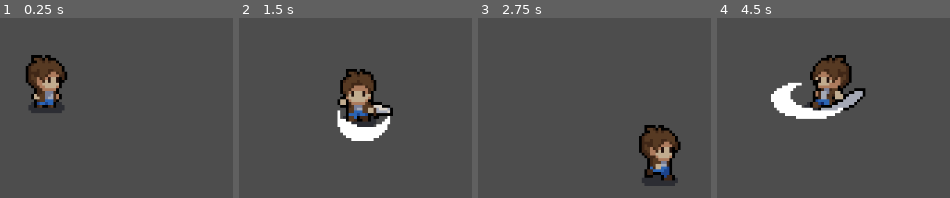
Above: before the commit, frames 1-4 (left to right).
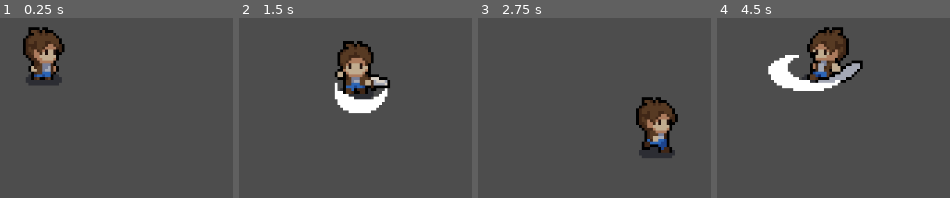
Above: after the commit, the same moments.

Repository: ooraelos/ardrive
Game: Godot game, scene res://scenes/Main.tscn
The game is run twice, just before and just after one commit, with the same random seed, the same clock (stepped at 60 frames per second) and the same inputs.
Inputs:
- Up to frame 1 (0.25 s): no input
- Up to frame 2 (1.5 s): tap Enter at 0.5 s; hold Right (right) 0.53-1.28 s; tap Space (attack) at 0.6, 1.35 s; hold Down (down) from 1.28 s (still down)
- Up to frame 3 (2.75 s): release Down (down) at 2.03 s; hold Right (right) from 2.03 s (still down); tap Space (attack) at 2.1 s
- Up to frame 4 (4.5 s): release Right (right) at 2.78 s; hold Up (up) 2.78-3.53 s; tap Space (attack) at 2.85, 3.6, 4.35 s; hold Left (left) from 3.53 s (still down)

The runs differ from the first frame. In frame 1, 6.6% of the frame differs, in the area x 9-29%, y 5-53%; in frame 2, 9.4%; in frame 3, 6.7%; in frame 4, 12%, in the area x 21-64%, y 5-57%.

Commit message:
added attack hitbox with rotation

Diff:
--- a/scenes/Player.tscn
+++ b/scenes/Player.tscn
@@ -414,16 +414,28 @@
 "speed": 7.0
 }]
 
+[sub_resource type="RectangleShape2D" id="RectangleShape2D_58smp"]
+size = Vector2(15, 15)
+
 [node name="Player" type="CharacterBody2D"]
 scale = Vector2(4, 4)
 script = ExtResource("1_l7g2y")
 
 [node name="AnimatedSprite2D" type="AnimatedSprite2D" parent="."]
 sprite_frames = SubResource("SpriteFrames_1gu8s")
-animation = &"attack_down"
+animation = &"attack_right"
+frame = 1
+offset = Vector2(-1, -10)
 
 [node name="SwingSword" type="AudioStreamPlayer2D" parent="."]
 stream = ExtResource("3_x8hha")
 pitch_scale = 3.0
 
+[node name="Hitbox" type="Area2D" parent="."]
+position = Vector2(7.5, -0.5)
+metadata/_edit_group_ = true
+
+[node name="CollisionShape2D" type="CollisionShape2D" parent="Hitbox"]
+shape = SubResource("RectangleShape2D_58smp")
+
 [connection signal="animation_finished" from="AnimatedSprite2D" to="." method="_on_animated_sprite_2d_animation_finished"]
--- a/scripts/player.gd
+++ b/scripts/player.gd
@@ -3,10 +3,14 @@
 const SPEED = 300.0
 var last_direction: Vector2 = Vector2.RIGHT
 var is_attacking: bool = false
+var hitbox_offset: Vector2
 
 @onready var animated_sprite_2d: AnimatedSprite2D = $AnimatedSprite2D
 @onready var swing_sword: AudioStreamPlayer2D = $SwingSword
+@onready var hitbox: Area2D = $Hitbox
 
+func _ready() -> void:
+	hitbox_offset = hitbox.position
 
 func _physics_process(_delta: float) -> void:
 	if Input.is_action_just_pressed("attack") and not is_attacking:
@@ -30,6 +34,7 @@
 	if direction != Vector2.ZERO:
 		velocity = direction * SPEED
 		last_direction = direction
+		update_hitbox_offset()
 	else:
 		velocity = Vector2.ZERO
 
@@ -55,6 +60,8 @@
 	elif dir.y < 0:
 		animated_sprite_2d.play(prefix + "_up")
 
+# ---ATTACK---
+
 func attack() -> void:
 	is_attacking = true
 	swing_sword.play()
@@ -63,3 +70,19 @@
 func _on_animated_sprite_2d_animation_finished() -> void:
 	if is_attacking:
 		is_attacking = false
+
+# ---HITBOX---
+
+func update_hitbox_offset() -> void:
+	var x := hitbox_offset.x
+	var y := hitbox_offset.y
+
+	match last_direction:
+		Vector2.LEFT:
+			hitbox.position = Vector2(-x, y)
+		Vector2.RIGHT:
+			hitbox.position = Vector2(x, y)
+		Vector2.UP:
+			hitbox.position = Vector2(y, -x)
+		Vector2.DOWN:
+			hitbox.position = Vector2(-y, x)
Not shown: 1 places in scenes/Player.tscn that only renumber resources
